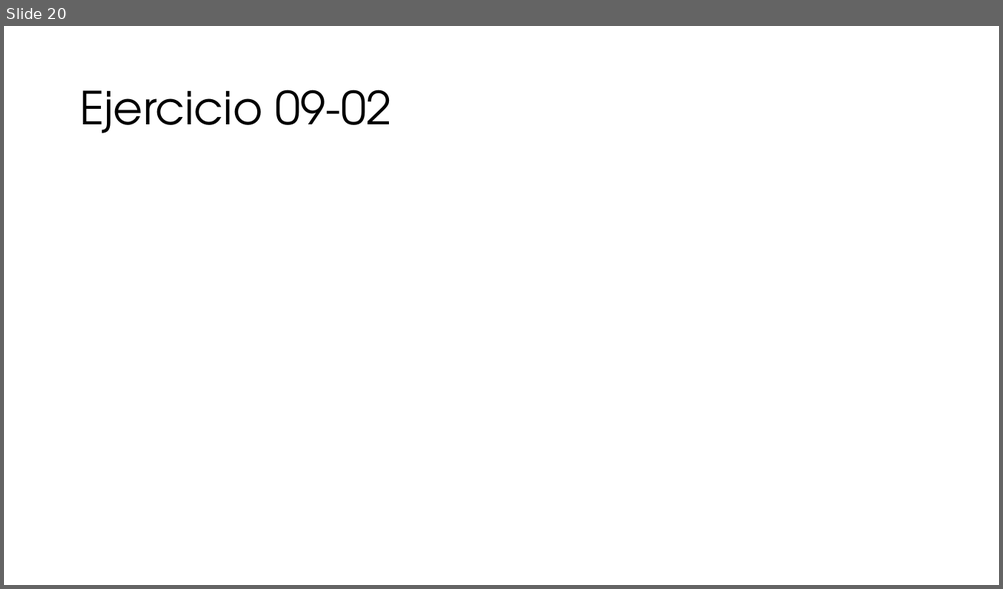
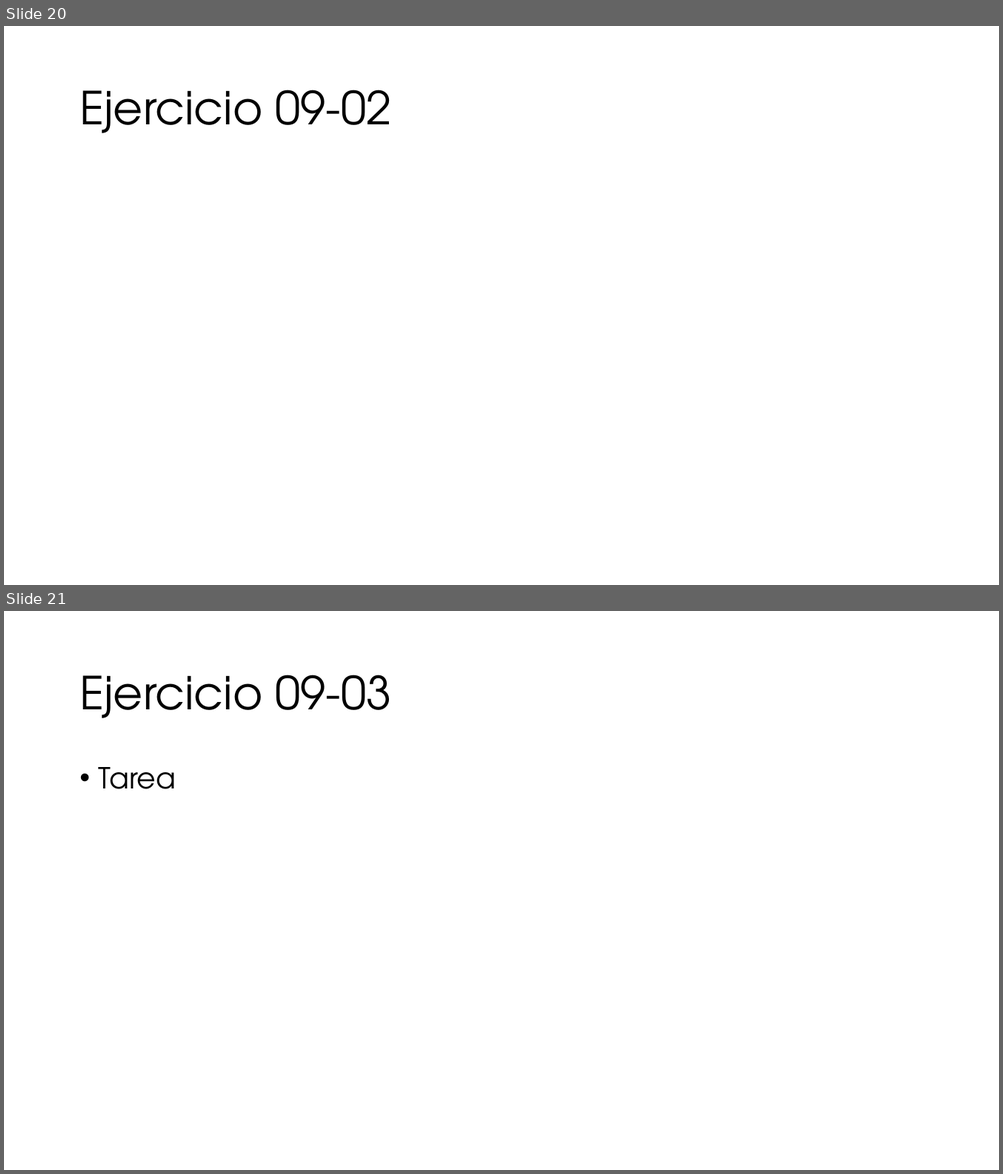
Before and after one commit to ccaballeroh/IntroPython, a slide deck: slides/Programación con Python09.pptx. Shown one above the other, each under a label of ours: slide 20 before the commit, slides 20 and 21 after it. The pictures are 1003x589 and 1003x1174 pixels, drawn with LibreOffice and Linux fonts; fonts in the diff are those of the drawing. Boxes give left, top, right and bottom in pixels: in the first picture for what was removed or moved away, otherwise in the second. Text is boxed around its words. In the diff, an @@ line names an element or a change of style, - is before the commit and + after.

```diff
--- a/slides/Programación con Python09.pptx
+++ b/slides/Programación con Python09.pptx
@@ slide 21 added at [4, 611, 999, 1170], background #FFFFFF @@
@@ title added at [79, 675, 392, 718], 44 pt, text #000000 @@
+Ejercicio 09-03
@@ text added at [99, 767, 176, 789], 28 pt, text #000000 @@
+• Tarea
```
Also in this commit, not shown: 1 slide removed, 3 other files.
